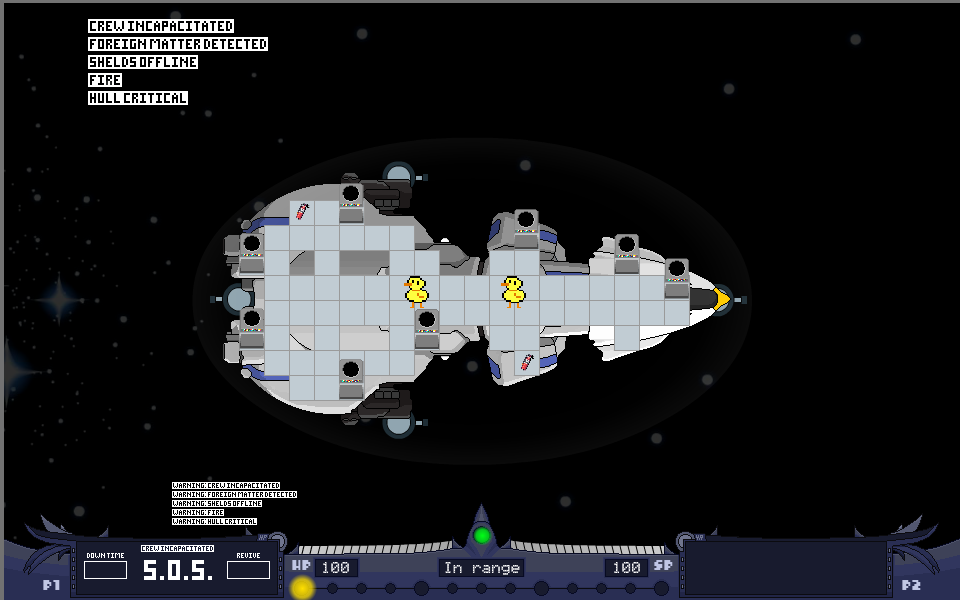
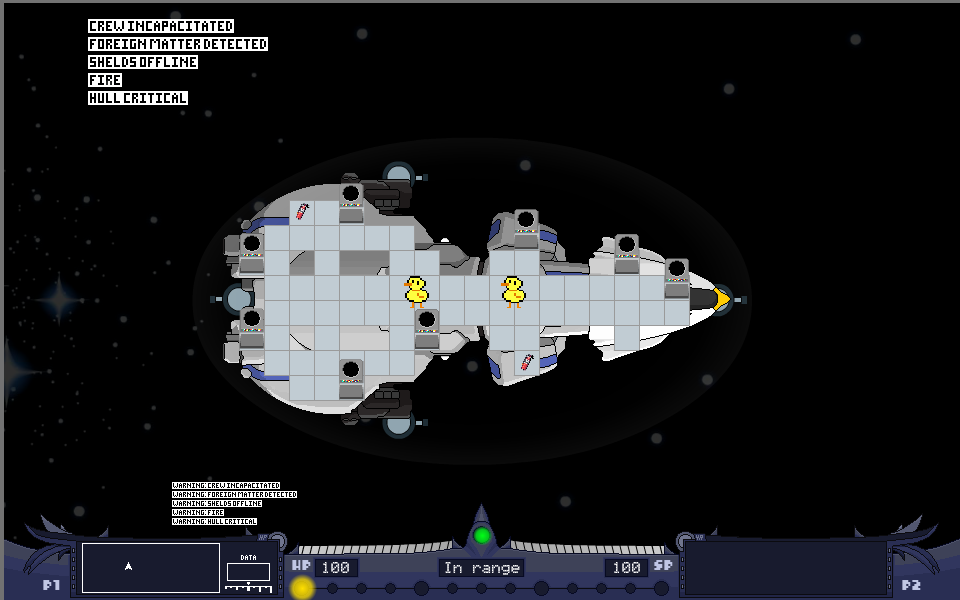
Before/after of a 960 x 600 layered artwork. What changed in the layer stack:
added layer "mod fails" in group "MODULE GROUP" over [82, 543, 272, 593]
hid "mod sos" over [84, 545, 270, 580]
